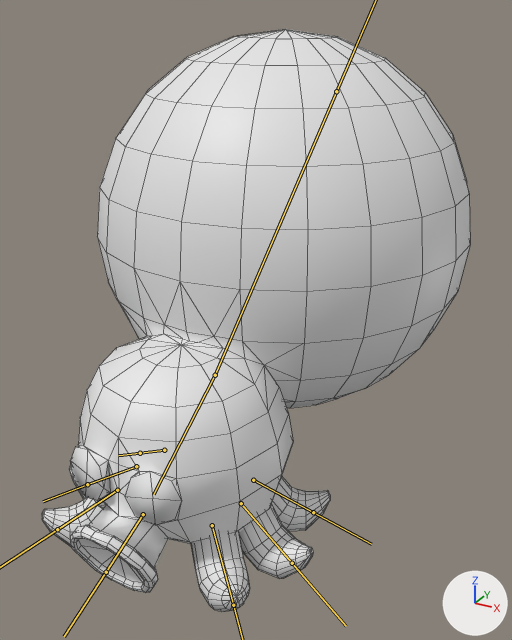
An edit to the FBX model Island Defence/Assets/Models/inktvis enemy.fbx, drawn before and after from the same camera.
Before and after are seen from a 50 mm lens placed at (0.642, -0.895, 0.923), pointed at (0.02, 0.235, 0.358). Lighting does not change. The marker at lower right points along +X, +Y and +Z. The bones that bend it are drawn over the model as lines. Mesh edges are drawn as thin lines.
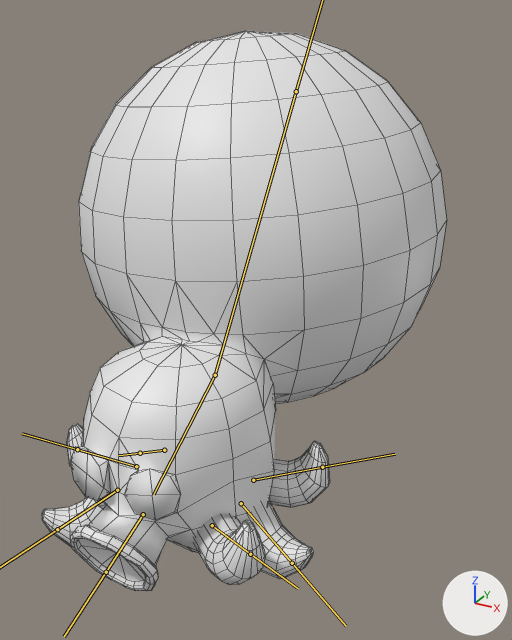
Commit message: inktvis animatie geadd

The newer file adds an action. The first version stands in its rest pose; the second is drawn at frame 1 of the action 'Armature|ArmatureAction'.

What differs and where, as boxes [x1, y1, x2, y2] in the pictures (512 x 640 px):
'Circle', posed
    before: [70, 29, 470, 593]
    after: [70, 31, 447, 591]
'Circle.001', posed
    before: [42, 465, 330, 612]
    after: [42, 424, 330, 585]
bone 'Front.Leg.R', root to tip
    before: (212, 525) to (233, 605)
    after: (212, 525) to (250, 554)
bone 'Back.Leg.R', root to tip
    before: (253, 480) to (313, 512)
    after: (253, 480) to (322, 467)
bone 'Middle.Leg.L', root to tip
    before: (136, 466) to (87, 484)
    after: (136, 466) to (77, 449)
bone 'ASS', root to tip
    before: (215, 375) to (336, 91)
    after: (215, 375) to (296, 91)

The change in detail:
Bone 'Front.Leg.R' (bone_front_leg_r) turns from (0, 0, 0) to (30, 2, -40) degrees about its own x, y and z.
Bone 'Back.Leg.R' (bone_back_leg_r) turns from (0, 0, 0) to (44, 8, -18) degrees about its own x, y and z.
Bone 'Middle.Leg.L' (bone_middle_leg_l) turns from (0, 0, 0) to (28, -3, 18) degrees about its own x, y and z.
Bone 'ASS' (bone_ass) turns from (0, 0, 0) to (0, 0, 8) degrees about its own x, y and z.
